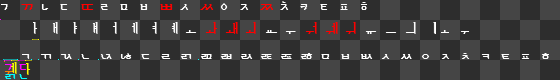
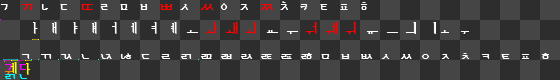
The second 560 × 80 image is a revision of the first. Changes to its layers:
painted on "demo2 FINAL" over [21,22,114,55]
painted on "demo2 PEAK" over [21,22,114,55]
painted on "demo2 INITIAL" over [21,22,58,55]
painted on "demo FINAL1-1" over [21,22,78,55]
painted on "demo PEAK2" over [21,22,114,55]
painted on "demo PEAK1" over [21,22,58,55]
painted on "demo INITIAL2" over [21,22,58,55]
painted on "HALF SP/BK: 4; FULL SP/BK: 7" over [21,22,58,55]
painted on "FINAL [A:R]" over [21,22,416,55]
painted on "PEAK [A:M/W:var]" over [21,22,416,55]
painted on "INITIAL [W:7,12]" over [21,22,399,55]
painted on "Background" over [21,22,416,55]
